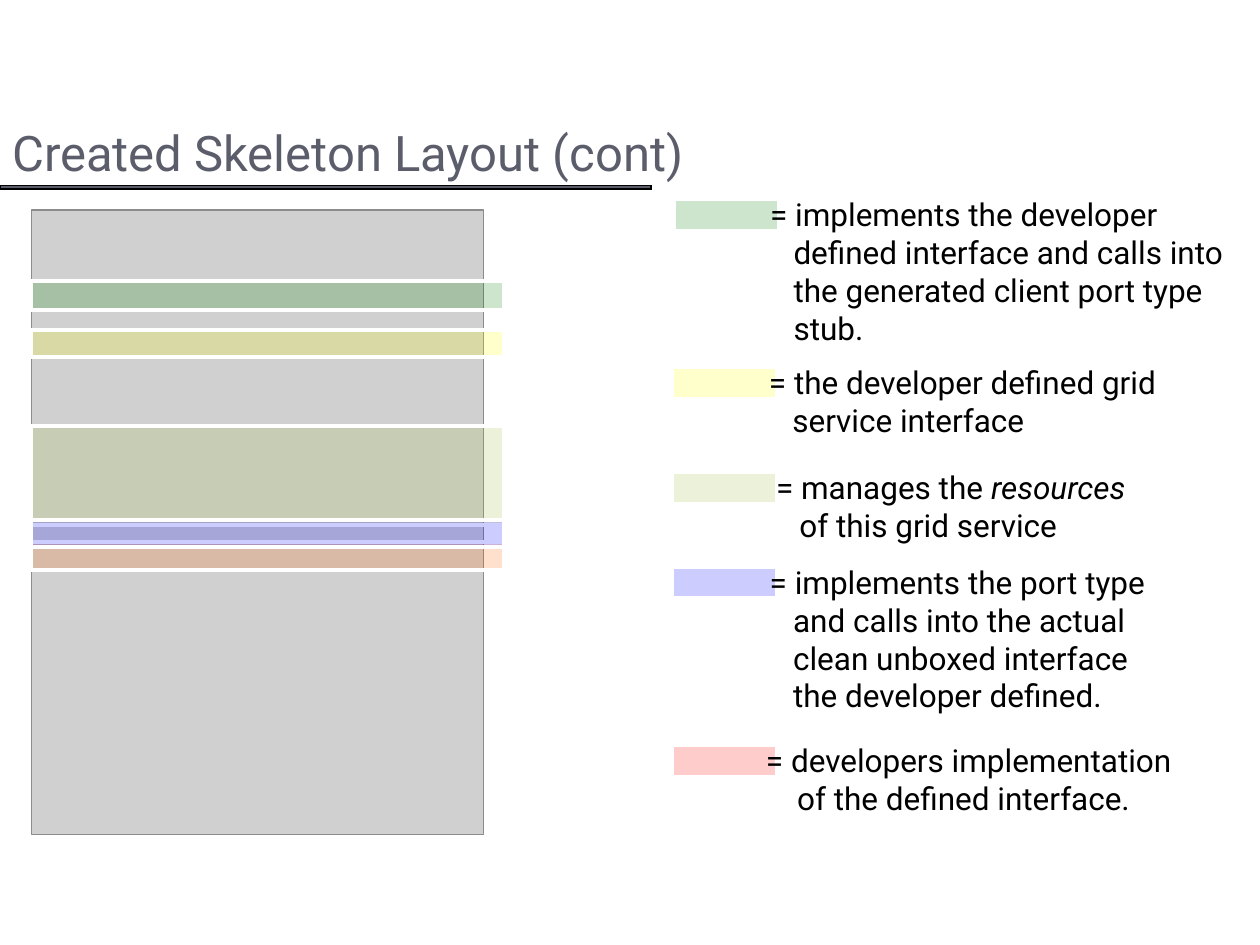
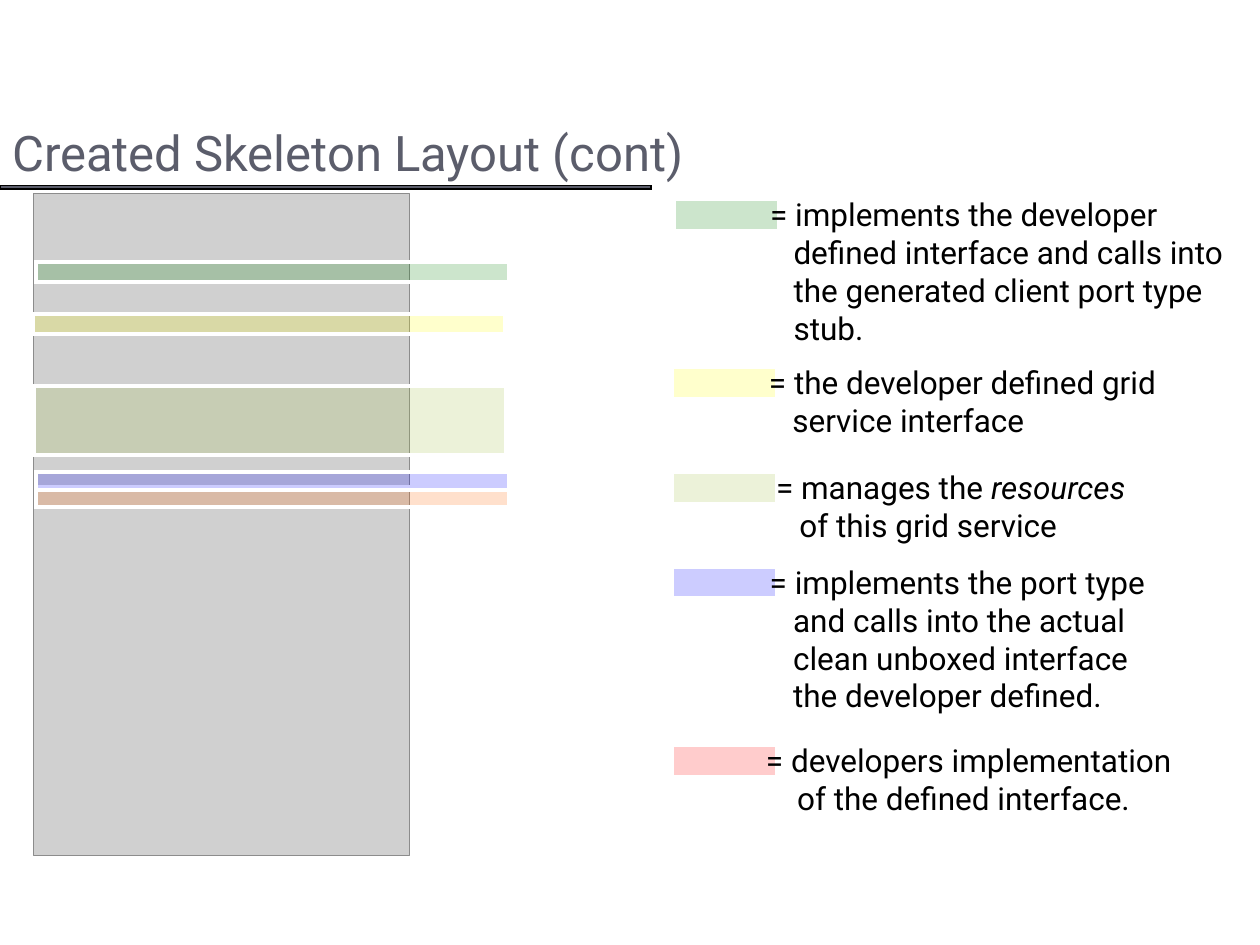
Before and after one commit to NCIP/cagrid-portal, a slide deck: slide 19 of cagrid-1-0/Documentation/presentations/introduce/Introduce.ppt. Drawn at 1260x945 pixels with LibreOffice and Linux fonts; fonts in the diff are those of the drawing; grey boxes stand for pictures; background and template pictures are left out. Boxes give left, top, right and bottom in pixels: in the first picture for what was removed or moved away, otherwise in the second. Text is boxed around its words. In the diff, an @@ line names an element or a change of style, - is before the commit and + after.

```diff
--- a/cagrid-1-0/Documentation/presentations/introduce/Introduce.ppt
+++ b/cagrid-1-0/Documentation/presentations/introduce/Introduce.ppt
@@ picture: place and size @@
-picture at (32,210,484,835)
+picture at (34,193,410,856)
@@ rectangle: place and size @@
-rectangle at (32,281,504,310)
+rectangle at (37,262,509,282)
@@ rectangle: place and size @@
-rectangle at (32,330,504,357)
+rectangle at (33,314,505,334)
@@ rectangle: place and size @@
-rectangle at (32,426,504,525)
+rectangle at (34,386,507,455)
@@ rectangle: place and size @@
-rectangle at (32,520,504,547)
+rectangle at (37,472,509,490)
@@ rectangle: place and size @@
-rectangle at (32,542,504,570)
+rectangle at (37,488,509,508)
```
Also in this commit, not shown: 2 other slides changed, 1 other file.
